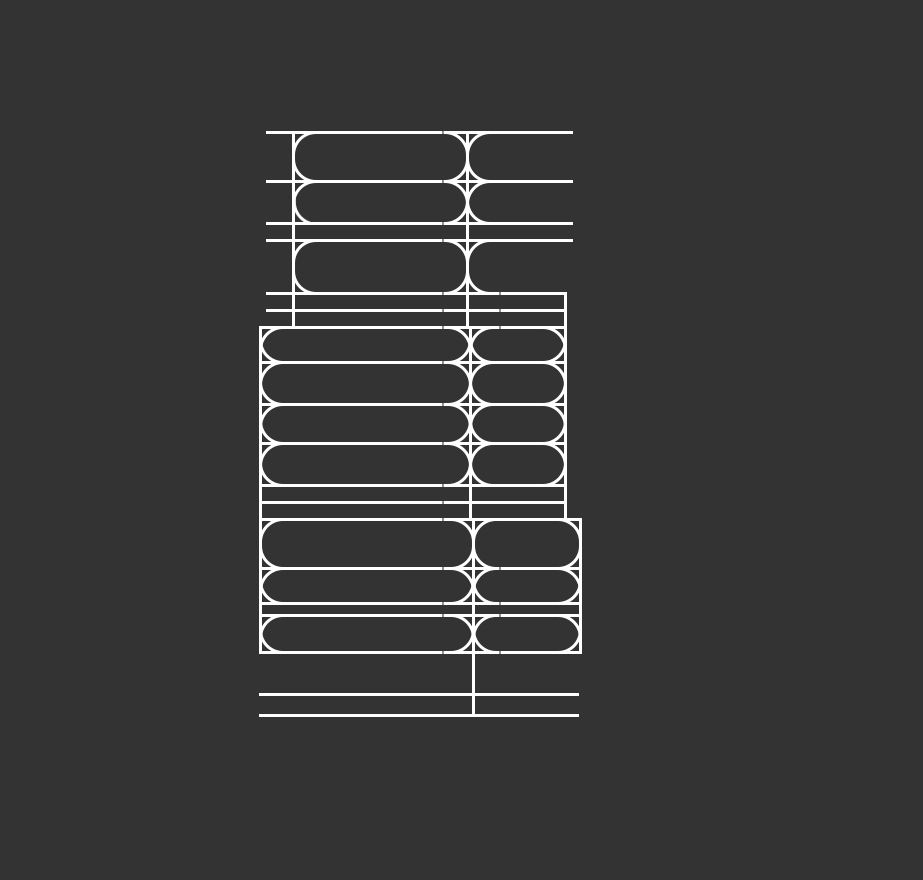
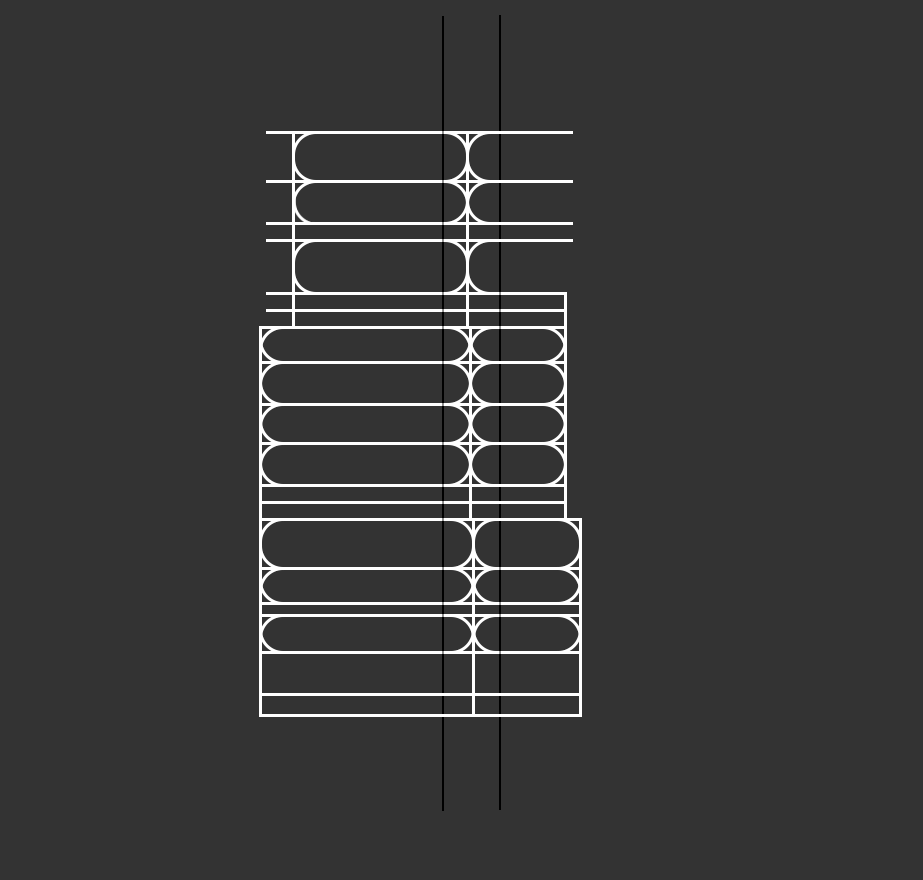
Layered file, before and after one edit (923 x 880). Changes by layer:
painted on "形状 2 拷贝 3" over [579, 654, 582, 717]
painted on "形状 2" over [259, 654, 262, 714]
added layer "形状 3 拷贝" in group "map_path" over [499, 15, 501, 810]
added layer "形状 3" in group "map_path" over [442, 16, 444, 811]
